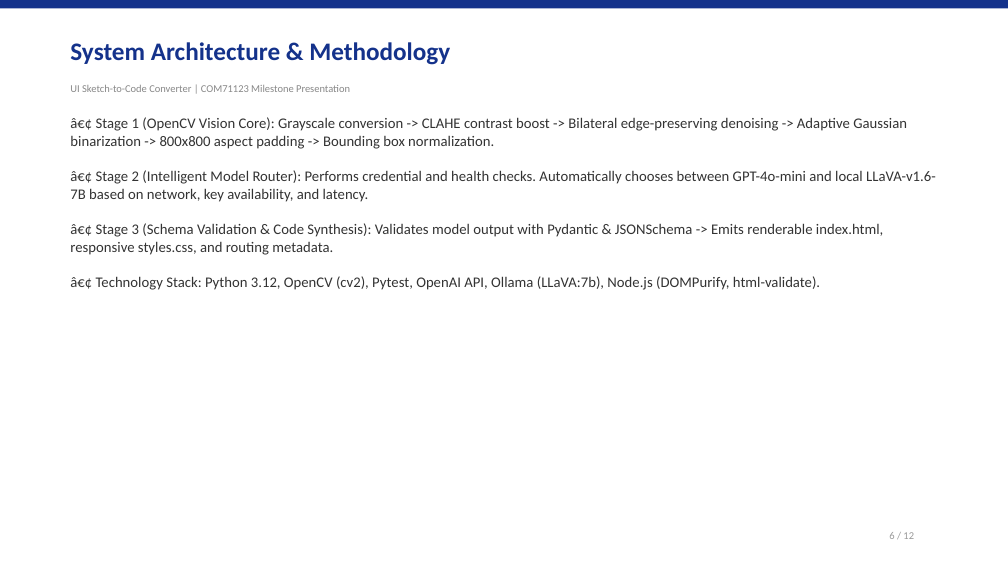
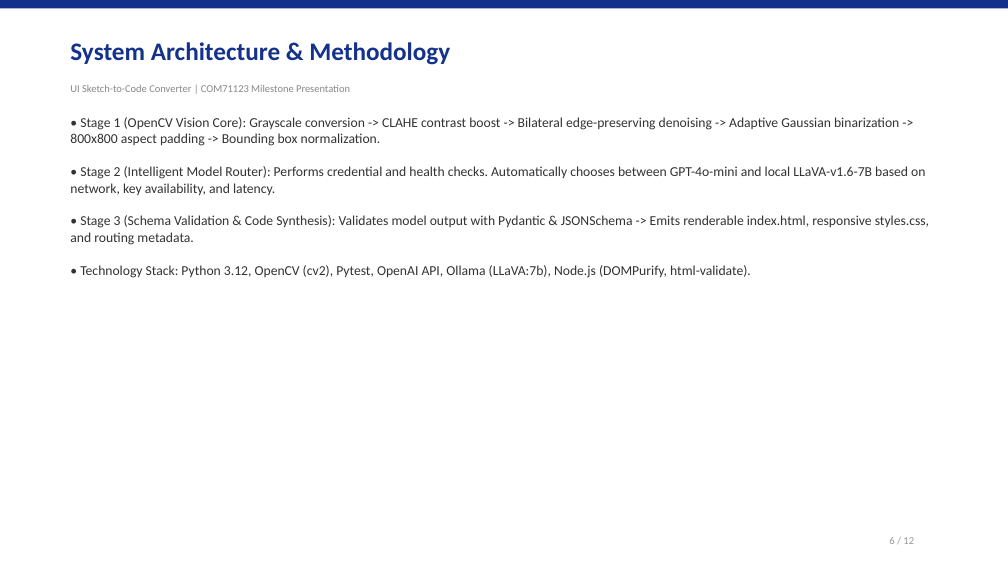
Before and after one commit to arun160420/ui-sketch-to-code, a slide deck: slide 6 of UI_Sketch_to_Code_Presentation.pptx. Drawn at 1008x567 pixels with LibreOffice and Linux fonts; fonts in the diff are those of the drawing. Boxes give left, top, right and bottom in pixels: in the first picture for what was removed or moved away, otherwise in the second. Text is boxed around its words. In the diff, an @@ line names an element or a change of style, - is before the commit and + after.

```diff
--- a/UI_Sketch_to_Code_Presentation.pptx
+++ b/UI_Sketch_to_Code_Presentation.pptx
@@ text at box(70, 117, 929, 278): text changed; size 14 to 13 pt @@
-â€¢ Stage 1 (OpenCV Vision Core): Grayscale conversion -> CLAHE contrast boost -> Bilateral edge-preserving denoising -> Adaptive Gaussian binarization -> 800x800 aspect padding -> Bounding box normalization.
-â€¢ Stage 2 (Intelligent Model Router): Performs credential and health checks. Automatically chooses between GPT-4o-mini and local LLaVA-v1.6-7B based on network, key availability, and latency.
-â€¢ Stage 3 (Schema Validation & Code Synthesis): Validates model output with Pydantic & JSONSchema -> Emits renderable index.html, responsive styles.css, and routing metadata.
-â€¢ Technology Stack: Python 3.12, OpenCV (cv2), Pytest, OpenAI API, Ollama (LLaVA:7b), Node.js (DOMPurify, html-validate).
+• Stage 1 (OpenCV Vision Core): Grayscale conversion -> CLAHE contrast boost -> Bilateral edge-preserving denoising -> Adaptive Gaussian binarization -> 800x800 aspect padding -> Bounding box normalization.
+• Stage 2 (Intelligent Model Router): Performs credential and health checks. Automatically chooses between GPT-4o-mini and local LLaVA-v1.6-7B based on network, key availability, and latency.
+• Stage 3 (Schema Validation & Code Synthesis): Validates model output with Pydantic & JSONSchema -> Emits renderable index.html, responsive styles.css, and routing metadata.
+• Technology Stack: Python 3.12, OpenCV (cv2), Pytest, OpenAI API, Ollama (LLaVA:7b), Node.js (DOMPurify, html-validate).
@@ text "6 / 12": place and size @@
-text "6 / 12" at box(889, 532, 914, 539)
+text "6 / 12" at box(889, 537, 914, 544)
```
Also in this commit, not shown: 10 other slides changed, 1 slide added, 1 slide removed, 1 other file.
